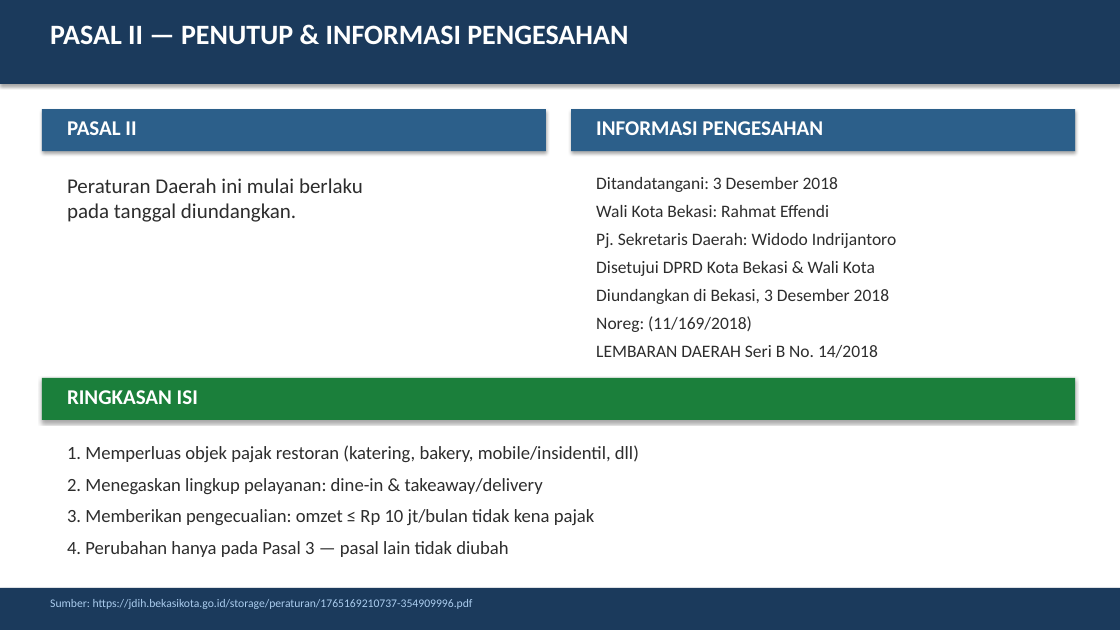
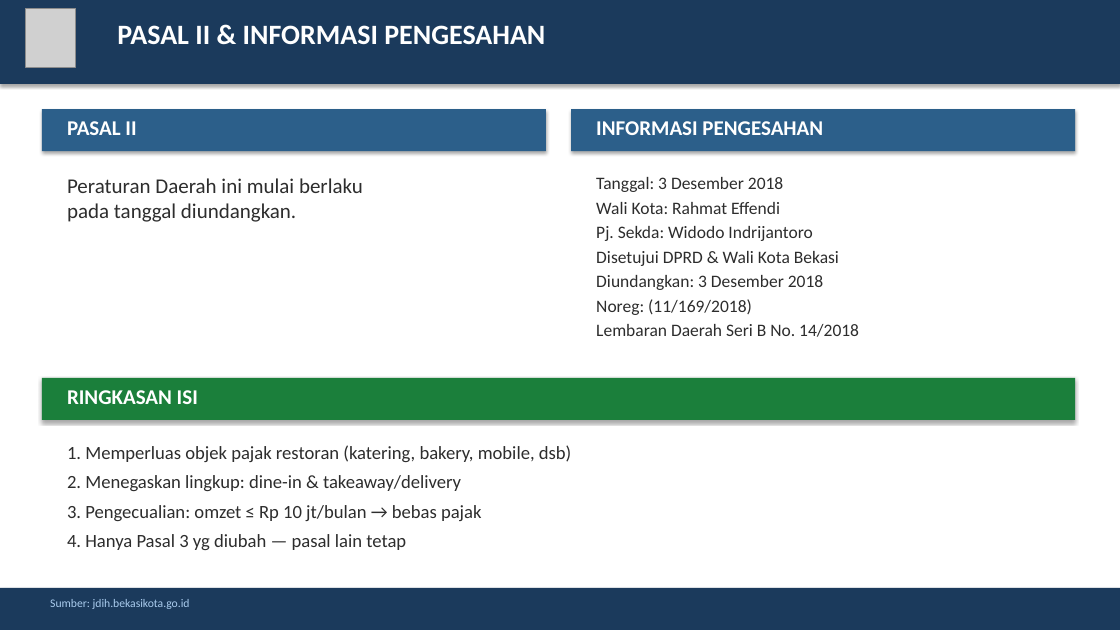
Before and after one commit to rahadiana/coba_ppt, a slide deck: slide 4 of Ringkasan_Perda_Bekasi_No_14_2018.pptx. Drawn at 1120x630 pixels with LibreOffice and Linux fonts; fonts in the diff are those of the drawing; grey boxes stand for pictures. Boxes give left, top, right and bottom in pixels: in the first picture for what was removed or moved away, otherwise in the second. Text is boxed around its words. In the diff, an @@ line names an element or a change of style, - is before the commit and + after.

Commit message:
feat: tambah logo Kota Bekasi di presentasi Perda No.14/2018

```diff
--- a/Ringkasan_Perda_Bekasi_No_14_2018.pptx
+++ b/Ringkasan_Perda_Bekasi_No_14_2018.pptx
@@ picture added at (x1=25, y1=8, x2=76, y2=67) @@
@@ text at (x1=117, y1=25, x2=545, y2=44): text changed @@
-PASAL II — PENUTUP & INFORMASI PENGESAHAN
+PASAL II & INFORMASI PENGESAHAN
@@ text at (x1=596, y1=177, x2=839, y2=290): text changed @@
-Ditandatangani: 3 Desember 2018
-Wali Kota Bekasi: Rahmat Effendi
-Pj. Sekretaris Daerah: Widodo Indrijantoro
-Disetujui DPRD Kota Bekasi & Wali Kota
-Diundangkan di Bekasi, 3 Desember 2018
+Tanggal: 3 Desember 2018
+Wali Kota: Rahmat Effendi
+Pj. Sekda: Widodo Indrijantoro
+Disetujui DPRD & Wali Kota Bekasi
+Diundangkan: 3 Desember 2018
@@ text at (x1=596, y1=299, x2=752, y2=315): less space between paragraphs @@
@@ text at (x1=596, y1=324, x2=859, y2=337): text changed @@
-LEMBARAN DAERAH Seri B No. 14/2018
+Lembaran Daerah Seri B No. 14/2018
@@ text at (x1=67, y1=445, x2=571, y2=550): text changed @@
-1. Memperluas objek pajak restoran (katering, bakery, mobile/insidentil, dll)
-2. Menegaskan lingkup pelayanan: dine-in & takeaway/delivery
-3. Memberikan pengecualian: omzet ≤ Rp 10 jt/bulan tidak kena pajak
-4. Perubahan hanya pada Pasal 3 — pasal lain tidak diubah
+1. Memperluas objek pajak restoran (katering, bakery, mobile, dsb)
+2. Menegaskan lingkup: dine-in & takeaway/delivery
+3. Pengecualian: omzet ≤ Rp 10 jt/bulan → bebas pajak
+4. Hanya Pasal 3 yg diubah — pasal lain tetap
@@ text at (x1=50, y1=599, x2=190, y2=609): text changed @@
-Sumber: https://jdih.bekasikota.go.id/storage/peraturan/1765169210737-354909996.pdf
+Sumber: jdih.bekasikota.go.id
```
Also in this commit, not shown: 4 other slides changed.
